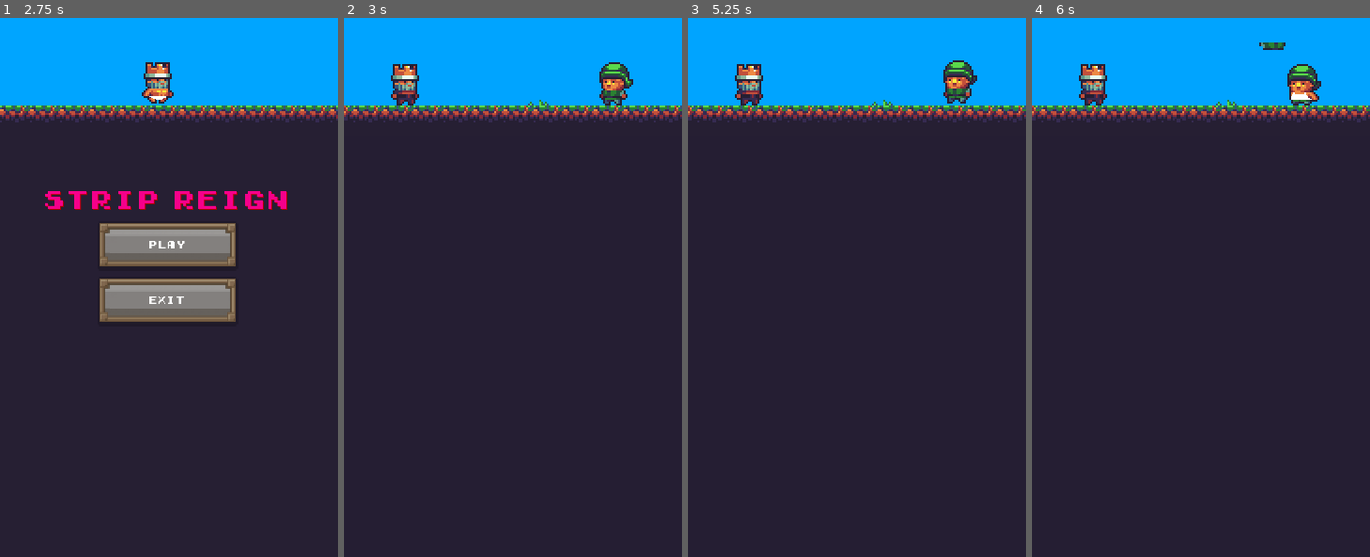
Above: before the commit, frames 1-4 (left to right).
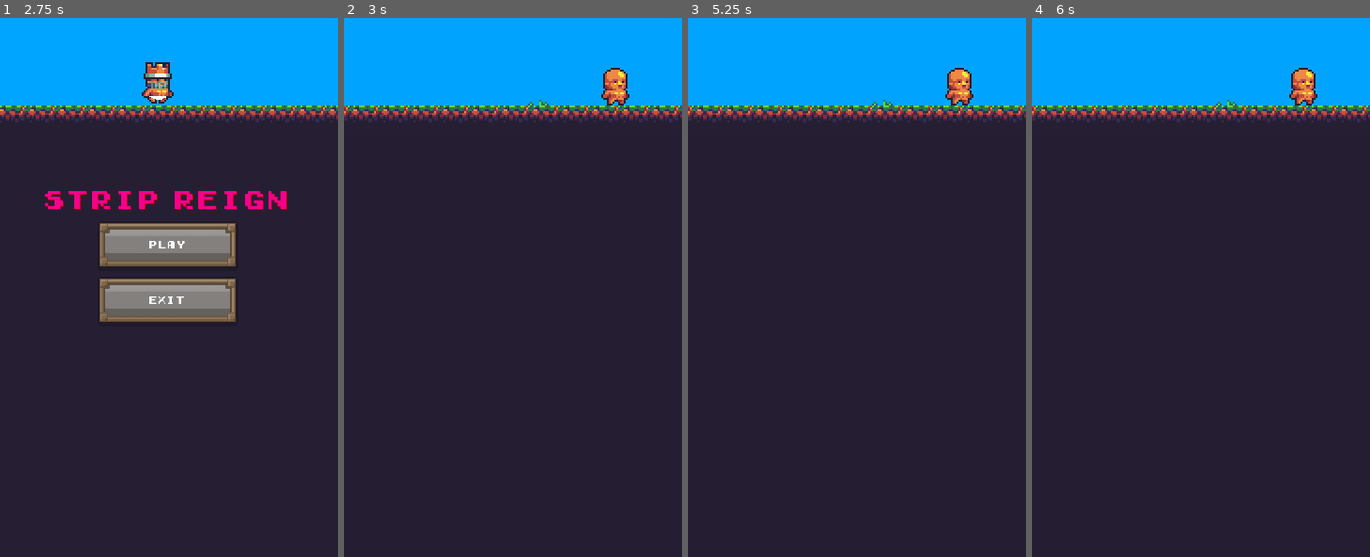
Above: after the commit, the same moments.

Repository: miguelpel/tinyplatformer
Game: Godot game, scene res://game/game.tscn
Two runs of this game, one before a commit and one after it. Both use one fixed random seed, a clock stepped at 60 frames per second and the inputs below.
Inputs (mouse positions are in pixels of both pictures, inside the frame that each line leads up to):
- Up to frame 1 (2.75 s): click (169, 411) at 0.5 s, where only the run after the commit has a clickable "CALL"; click (169, 470) at 1.25 s, where only the run after the commit has a clickable "Raise"; click (169, 524) at 2 s, where only the run after the commit has a clickable "Fold"
- Up to frame 2 (3 s): click "Play" at 2.75 s
- Up to frame 3 (5.25 s): tap Enter at 3.5, 5 s; move the mouse to (931, 228) at 3.52 s; hold Right (ui_right) 3.53-5.03 s; tap Up (ui_up) at 3.6, 3.77, 4.07, 4.52, 4.55, 4.82, 5.1 s; tap Space at 4.25 s; move the mouse to (789, 287) at 4.27 s; click (789, 287) at 4.35 s; move the mouse to (890, 125) at 5.02 s; hold Left (ui_left) from 5.03 s (still down)
- Up to frame 4 (6 s): move the mouse to (1184, 373) at 5.77 s; release Left (ui_left) at 5.78 s; hold Right (ui_right) from 5.78 s (still down); click (1184, 373) at 5.85 s

Frame 1 is identical in both runs. In frame 2, 1.1% of the frame differs, in the area x 13-86%, y 8-17%; in frame 3, 1.1%; in frame 4, 1.2%, in the area x 13-86%, y 4-17%.
Error after the commit: Parse Error: The method "get_enemy_hand_strength" isn't declared in the current class. (res://game/cards/Hands.gd:192)

Commit message:
started to put together the fight

Diff:
--- a/Character.gd
+++ b/Character.gd
@@ -9,7 +9,7 @@
 var time_to_throw = 2
 var timer
 
-signal action_done
+
 
 # $Character.run()
 # $Character.set_direction("left" or "right")
@@ -133,7 +133,6 @@
 		throw()
 	else:
 		stand()
-		emit_signal("action_done")
 		# emit signal thrown_done. Maybe with timer.
 
 func _discard_anim_object():
--- a/game/cards/AI.gd
+++ b/game/cards/AI.gd
@@ -63,8 +63,8 @@
 		for k in range(handSize - enemyHand.size()):
 			enemyHand.append(shuffledDeck[k])
 			shuffledDeck.remove(k)
-		var playerHandValue = get_parent().get_node("HandsLogic").calculate_hand_value(playerHand)
-		var enemyHandValue = get_parent().get_node("HandsLogic").calculate_hand_value(enemyHand)
+		var playerHandValue = $HandsLogic.calculate_hand_value(playerHand)
+		var enemyHandValue = $HandsLogic.calculate_hand_value(enemyHand)
 #
 #		# evaluate all hands,
 #		# if you have the best hand, add 1 to Score.
@@ -139,7 +139,7 @@
 
 	if decision == "fold" and am_to_call == 0:
 		decision = "call"
-
+	print(rdmNbr)
 	return decision
 	pass
 
--- a/game/cards/Hands.gd
+++ b/game/cards/Hands.gd
@@ -10,6 +10,10 @@
 var card_temp = []
 
 var turn = 0
+
+var distribution_done = false
+
+var timer
 
 func _ready():
 	#hands = get_children()
@@ -33,7 +37,20 @@
 		i -= 1
 	deck = ret_deck
 
+func set_distribution_done_timer():
+	if !distribution_done:
+		timer = Timer.new()
+		timer.connect("timeout",self,"set_distribution_done")
+		add_child(timer)
+		timer.wait_time = 0.5
+		timer.start()
+
+func set_distribution_done():
+	timer.stop()
+	distribution_done = true
+
 func distribute_first_round():
+	distribution_done = false
 	if turn > 0:
 		return false
 	turn += 1
@@ -61,6 +78,7 @@
 	pass
 
 func distribute_another_round():
+	distribution_done = false
 	if turn > 2:
 		return false
 	turn += 1
@@ -112,6 +130,17 @@
 	card_temp = [player_card]
 	pass
 
+func get_enemy_cards():
+	return $HandEnemy.cards
+	pass
+
+func get_player_open_cards():
+	return $PlayerHand.openCards
+	pass
+
+func get_player_hand_size():
+	return $PlayerHand.cards.size()
+
 #func get_enemy_hand_strength():
 #	print("getting enemy hand strength")
 #	var enmHand = $HandEnemy.cards
@@ -128,6 +157,8 @@
 #		print(card_temp[0])
 		deal(card_temp[0])
 		pass
+	else:
+		set_distribution_done_timer()
 	# Called every frame. Delta is time since last frame.
 	# Update game logic here.
 	pass
--- a/game/cards/hands/AI.tscn
+++ b/game/cards/hands/AI.tscn
@@ -1,7 +1,10 @@
-[gd_scene load_steps=2 format=2]
+[gd_scene load_steps=3 format=2]
 
 [ext_resource path="res://game/cards/AI.gd" type="Script" id=1]
+[ext_resource path="res://game/cards/hands/HandsLogic.tscn" type="PackedScene" id=2]
 
 [node name="AI" type="Node"]
 
 script = ExtResource( 1 )
+
+[node name="HandsLogic" parent="." index="0" instance=ExtResource( 2 )]
--- a/game/enemies/Enemy1.gd
+++ b/game/enemies/Enemy1.gd
@@ -17,15 +17,16 @@
 	pants = null
 }
 
-var cloth_to_throw # may be more than one!!!
-var actions = []
+var cloth_to_throw
+var removes = 0
 var time_to_throw = 0.8
 var timer
+var doing_action
 
 var cloth_remove_order = ["shirt", "pants", "undershirt", "panties", "hat"]
 var current_cloth_to_remove = 0
 
-signal all_actions_done # only if ALL actions are done. Allow to throw 2 clothes one after the other (raise)
+var all_actions_done = false # only if ALL actions are done. Allow to throw 2 clothes one after the other (raise)
 
 # $Character API
 # $Character.remove_and_throw(objRef) => returns objectRef
@@ -40,6 +41,8 @@
 func _ready():
 	_instanciate_base_clothes()
 	_dress_character()
+	doing_action = false
+	all_actions_done = true
 	$Character.direction = "left"
 
 func _instanciate_base_clothes():
@@ -53,17 +56,23 @@
 	pass
 
 func remove_next_cloth():
-	var clth = null
-	var counter = 0
-	while clth == null and counter < 5:
-#		print(clth)
-#		print(counter)
-		clth = clothes[cloth_remove_order[counter]]
-		counter += 1
-	if counter > 5:
-		return
-	if clth != null:
-		bet(clth)
+	removes -= 1
+	if !doing_action:
+		doing_action = true
+		var clth = null
+		var counter = 0
+		while clth == null and counter < 5:
+	#		print(clth)
+	#		print(counter)
+			clth = clothes[cloth_remove_order[counter]]
+			counter += 1
+		if counter > 5:
+			return
+		if clth != null:
+			bet(clth)
+		else:
+			check_next_action()
+			return false
 	else:
 		return false
 
@@ -93,50 +102,103 @@
 		timer.start()
 
 func get_pot():
-	var pot = get_parent().get_node("Fight").get_node("Pot")
+	var pot = get_parent().get_node("Pot")
 	pot.get_pot_to($Character.direction, self)
 
 func throw_in_pot():
 	timer.stop()
-	var pot = get_parent().get_node("Fight").get_node("Pot")
-	pot.throw_in(cloth_to_throw, position, $Character.direction)
-	clothes[cloth_to_throw.CATEGORY] = null
-#	print(position)
-	pass
-
-func get_decision(hands, pot):
-
-#	var decision = $AI.get_ai_decision(enemyHand, openPlayerHand, playerHandSize, potValue, amountToCall)
+	print("throw in pot")
+	var pot = get_parent().get_node("Pot")
+	if cloth_to_throw != null:
+		print(cloth_to_throw.name)
+		pot.throw_in(cloth_to_throw, position, $Character.direction)
+		clothes[cloth_to_throw.CATEGORY] = null
+	else:
+		print("no cloth_to_throw")
+	check_next_action()
+	pass
+
+func remove_clothes(nbr = 1):
+	removes = nbr
+	remove_next_cloth()
+
+func get_decision(hands, pot, amountToCall):
+	print("enemy get decision")
+	print(hands)
+	print(pot)
+	var enemyCards = hands.get_enemy_cards()
+	print("enemy cards")
+	print(enemyCards)
+	var playerOpenCards = hands.get_player_open_cards()
+	print("player open cards")
+	print(playerOpenCards)
+	var playerHandSize = hands.get_player_hand_size()
+	print("player hand size")
+	print(playerHandSize)
+	print(amountToCall)
+	var decision = $AI.get_ai_decision(enemyCards, playerOpenCards, playerHandSize, pot, amountToCall)
+	return decision
+	pass
+
+func call():
+	print("call")
+	var pot = get_parent().get_node("Pot")
+	var diff = pot.get_amount_to_call()
+	print(diff)
+	if diff > 0:
+		remove_clothes(diff)
+		all_actions_done = false
+	else:
+		all_actions_done = true
+	pass
+
+func fold():
+	all_actions_done = false
+	pass
+
+func raise():
+	all_actions_done = false
+	print("raise")
+	var pot = get_parent().get_node("Pot")
+	var diff = pot.get_amount_to_call()
+	print(diff+1)
+	remove_clothes(diff+1)
 	pass
 
 func check_next_action():
-
-	actions.remove(0)
-	if actions.size() == 0:
-		emit_signal("all_actions_done")
+	print("check next action")
+	print(removes)
+	if removes < 0:
+		removes = 0
+	if removes > 0:
+#		removes -= 1
+		doing_action = false
+		remove_next_cloth()
+	else:
+		doing_action = false
+		all_actions_done = true
+		print("all_actions_done")
+		var pot = get_parent().get_node("Pot")
+		print(pot.get_pot_value())
 
 func _process(delta):
-	if Input.is_action_just_pressed("ui_left"):
-		print("left")
-		remove_next_cloth()
-		# remove one cloth
-		pass
-	if Input.is_action_just_pressed("ui_right"):
-		print("right")
-		# go away right
-		# remove two clothes
-		pass
-	if Input.is_action_just_pressed("ui_up"):
-		print("up")
-		# remove three clothes
-		pass
-	if Input.is_action_just_pressed("ui_down"):
-		print("down")
-		pass
-	pass
-
-
-func _on_Character_action_done():
-	check_next_action()
-	# check if there is a next action
-	pass # replace with function body
+#	if Input.is_action_just_pressed("ui_left"):
+#		print("left")
+#		remove_clothes()
+#		# remove one cloth
+#		pass
+#	if Input.is_action_just_pressed("ui_right"):
+#		print("right")
+#		remove_clothes(2)
+#		# go away right
+#		# remove two clothes
+#		pass
+#	if Input.is_action_just_pressed("ui_up"):
+#		print("up")
+#		remove_clothes(3)
+#		# remove three clothes
+#		pass
+#	if Input.is_action_just_pressed("ui_down"):
+#		print("down")
+#		pass
+	pass
--- a/game/enemies/Enemy1.tscn
+++ b/game/enemies/Enemy1.tscn
@@ -16,5 +16,3 @@
 [node name="Manant" parent="Character" index="0" instance=ExtResource( 3 )]
 
 [node name="AI" parent="." index="1" instance=ExtResource( 4 )]
-
-[connection signal="action_done" from="Character" to="." method="_on_Character_action_done"]
--- a/game/fight/Fight.gd
+++ b/game/fight/Fight.gd
@@ -4,11 +4,17 @@
 
 var enemy
 
+var player
+
 var turn
 
 var turn_done = true
 
 var distribution = 0
+
+var distribution_done = false
+
+var fight_is_on = false
 
 func _ready():
 	#
@@ -21,27 +27,43 @@
 		turn = "enemy"
 	pass
 
-func start_fight():
-	# set the things and
-	# make appear the player's ui.
+func get_player():
+	print("get player")
+	var ply = get_parent().get_parent().player
+	if ply:
+		print(ply.name)
+		player = ply
+		return true
+	else:
+		return false
+	pass
+
+func start():
+	if get_player():
+		fight_is_on = true
+	else:
+		print("error getting player")
 	pass
 
 func distribute_first_round():
 	print("first round!")
 	print(turn)
 	distribution += 1
+	$Hands.distribute_first_round()
 	pass
 
 func distribute_second_round():
 	print("second round!")
 	print(turn)
 	distribution += 1
+	$Hands.distribute_another_round()
 	pass
 
 func distribute_last_round():
 	print("last round!")
 	print(turn)
 	distribution += 1
+	$Hands.distribute_another_round()
 	pass
 
 func do_distribution():
@@ -51,26 +73,57 @@
 		distribute_second_round()
 	elif distribution == 2:
 		distribute_last_round()
+	elif distribution == 3:
+		reveal_hands()
 	turn_done = false
+	distribute_actions()
 	pass
 
-func check_end_bet_turn():
-	print("checking end bet turn")
-	if $Pot.is_pot_levelled():
-		turn_done = true
+func reveal_hands():
+	$Hands.reveal_all()
+	pass
+
+func check_if_all_actions_done():
+#	print(player.all_actions_done, enemy.all_actions_done)
+	if player.all_actions_done and enemy.all_actions_done:
+		return true
+	return false
+	pass
+
+func change_turn():
+	if turn == "enemy":
+		turn = "player"
+	else:
+		turn = "enemy"
+
+func distribute_actions():
+	player.all_actions_done = false
+	enemy.all_actions_done = false
+	pass
+
+func check_state_machine():
+	if check_if_all_actions_done() and $Pot.is_pot_levelled() == 0:
+		do_distribution()
+	else:
+		if turn == "enemy" and $Hands.distribution_done:
+			var decision = enemy.get_decision($Hands, $Pot.get_pot_value(), $Pot.get_amount_to_call())
+			match decision:
+				"fold":
+					print("enemy folds")
+					enemy.fold()
+				"call":
+					print("enemy calls")
+					enemy.call()
+				"raise":
+					print("enemy raise")
+					enemy.raise()
+			change_turn()
+		pass
 	pass
 
 func _process(delta):
-	if turn_done:
-		do_distribution()
-	else:
-		if turn == "enemy":
-			# ask for enemy decision.
-			# check the pot to see if it's levelled.
-			# !!! the decision takes time.
-			enemy.get_decision($Hands, $Pot)
-			pass
-		#else, do nothing (wait)
+	if fight_is_on:
+		check_state_machine()
 	pass
 
 # signals: on_player_action_done():
--- a/game/fight/Fight.tscn
+++ b/game/fight/Fight.tscn
@@ -1,21 +1,21 @@
-[gd_scene load_steps=6 format=2]
+[gd_scene load_steps=5 format=2]
 
 [ext_resource path="res://game/fight/Fight.gd" type="Script" id=1]
-[ext_resource path="res://game/fight/PlayerUIFight.tscn" type="PackedScene" id=2]
-[ext_resource path="res://game/cards/Hands.tscn" type="PackedScene" id=3]
-[ext_resource path="res://game/enemies/Enemy1.tscn" type="PackedScene" id=4]
-[ext_resource path="res://game/pot/Pot.tscn" type="PackedScene" id=5]
+[ext_resource path="res://game/cards/Hands.tscn" type="PackedScene" id=2]
+[ext_resource path="res://game/enemies/Enemy1.tscn" type="PackedScene" id=3]
+[ext_resource path="res://game/pot/Pot.tscn" type="PackedScene" id=4]
 
 [node name="Fight" type="Node" index="0"]
 
 script = ExtResource( 1 )
 
-[node name="PlayerUIFight" parent="." index="0" instance=ExtResource( 2 )]
+[node name="Hands" parent="." index="0" instance=ExtResource( 2 )]
 
-[node name="Hands" parent="." index="1" instance=ExtResource( 3 )]
+margin_top = 203.0
+margin_bottom = 303.0
 
-[node name="Enemy1" parent="." index="2" instance=ExtResource( 4 )]
+[node name="Enemy1" parent="." index="1" instance=ExtResource( 3 )]
 
-position = Vector2( 288, 96 )
+position = Vector2( 288, 128 )
 
-[node name="Pot" parent="." index="3" instance=ExtResource( 5 )]
+[node name="Pot" parent="." index="2" instance=ExtResource( 4 )]
--- /dev/null
+++ b/game/fight/PlayerUIFight.gd
@@ -0,0 +1,31 @@
+extends CenterContainer
+
+# class member variables go here, for example:
+# var a = 2
+# var b = "textvar"
+
+signal call
+signal raise
+signal fold
+
+func _ready():
+	# Called every time the node is added to the scene.
+	# Initialization here
+	pass
+
+#func _process(delta):
+#	# Called every frame. Delta is time since last frame.
+#	# Update game logic here.
+#	pass
+
+func _on_Call_pressed():
+	emit_signal("call")
+	pass # replace with function body
+
+func _on_Raise_pressed():
+	emit_signal("raise")
+	pass # replace with function body
+
+func _on_Fold_pressed():
+	emit_signal("fold")
+	pass # replace with function body
--- a/game/fight/PlayerUIFight.tscn
+++ b/game/fight/PlayerUIFight.tscn
@@ -1,8 +1,9 @@
-[gd_scene load_steps=4 format=2]
+[gd_scene load_steps=5 format=2]
 
-[ext_resource path="res://assets/ui/button.png" type="Texture" id=1]
-[ext_resource path="res://assets/ui/buttonPressed.png" type="Texture" id=2]
-[ext_resource path="res://game/interface/theme/font/default_font.tres" type="DynamicFont" id=3]
+[ext_resource path="res://game/fight/PlayerUIFight.gd" type="Script" id=1]
+[ext_resource path="res://assets/ui/button.png" type="Texture" id=2]
+[ext_resource path="res://assets/ui/buttonPressed.png" type="Texture" id=3]
+[ext_resource path="res://game/interface/theme/font/default_font.tres" type="DynamicFont" id=4]
 
 [node name="PlayerUIFight" type="CenterContainer"]
 
@@ -19,6 +20,7 @@
 size_flags_horizontal = 1
 size_flags_vertical = 1
 use_top_left = false
+script = ExtResource( 1 )
 
 [node name="VBoxContainer" type="VBoxContainer" parent="." index="0"]
 
@@ -176,3 +178,9 @@
 lines_skipped = 0
 max_lines_visible = -1
 _sections_unfolded = [ "Margin", "custom_fonts" ]
+
+[connection signal="pressed" from="VBoxContainer/Call" to="." method="_on_Call_pressed"]
+
+[connection signal="pressed" from="VBoxContainer/Raise" to="." method="_on_Raise_pressed"]
+
+[connection signal="pressed" from="VBoxContainer/Fold" to="." method="_on_Fold_pressed"]
--- a/game/levels/Level1.gd
+++ b/game/levels/Level1.gd
@@ -10,6 +10,7 @@
 	player = get_parent().get_node("Player")
 	player.spawn_character(self)
 	current_fight = $World.get_node("Fight")
+	current_fight.start()
 	pass
 
 func _process(delta):
--- a/game/levels/Level1.tscn
+++ b/game/levels/Level1.tscn
@@ -1,11 +1,10 @@
-[gd_scene load_steps=7 format=2]
+[gd_scene load_steps=6 format=2]
 
 [ext_resource path="res://game/levels/Level1.gd" type="Script" id=1]
 [ext_resource path="res://game/animations/levelsAnimls/tiles/groundTile.tscn" type="PackedScene" id=2]
 [ext_resource path="res://assets/tileset/sheet.png" type="Texture" id=3]
 [ext_resource path="res://game/animations/levelsAnimls/accessories/signpost.tscn" type="PackedScene" id=4]
-[ext_resource path="res://game/enemies/Enemy1.tscn" type="PackedScene" id=5]
-[ext_resource path="res://game/pot/Pot.tscn" type="PackedScene" id=6]
+[ext_resource path="res://game/fight/Fight.tscn" type="PackedScene" id=5]
 
 [node name="Level1" type="Node"]
 
@@ -497,30 +496,4 @@
 
 position = Vector2( 1376, 192 )
 
-[node name="Enemy1" parent="World" index="5" instance=ExtResource( 5 )]
-
-position = Vector2( 288, 160 )
-_sections_unfolded = [ "Transform" ]
-
-[node name="Fight" type="Node2D" parent="World" index="6"]
-
-editor/display_folded = true
-position = Vector2( 192, 160 )
-scale = Vector2( 4, 1 )
-
-[node name="Pot" parent="World/Fight" index="0" instance=ExtResource( 6 )]
-
-[node name="hands" type="Control" parent="World/Fight" index="1"]
-
-anchor_left = 0.0
-anchor_top = 0.0
-anchor_right = 0.0
-anchor_bottom = 0.0
-margin_right = 40.0
-margin_bottom = 40.0
-rect_pivot_offset = Vector2( 0, 0 )
-rect_clip_content = false
-mouse_filter = 0
-mouse_default_cursor_shape = 0
-size_flags_horizontal = 1
-size_flags_vertical = 1
+[node name="Fight" parent="World" index="5" instance=ExtResource( 5 )]
--- a/game/levels/Pot.gd
+++ b/game/levels/Pot.gd
@@ -42,6 +42,7 @@
 		else:
 			obj.set_throwing_position(pos, throw)
 		add_child(obj)
+		obj_refs.append(objRef)
 	pass
 
 func get_pot_to(characterDir, curr_owner):
@@ -53,12 +54,18 @@
 				anim.is_dragged_left = true
 			anim.object_ref.current_owner = curr_owner
 	#print(character)
+	obj_refs = []
 	pass
 
 func get_pot_value():
 	return obj_refs.size()
 
+func get_amount_to_call():
+	return is_pot_levelled()
+
 func is_pot_levelled():
+	if obj_refs.size() == 0:
+		return 0
 	var opponent1
 	var opponent1Objs = 0
 	var opponent2Objs = 0
@@ -69,8 +76,11 @@
 		else:
 			opponent2Objs += 1
 	if opponent1Objs == opponent2Objs:
-		return true
-	return false
+		return 0
+	var diff = opponent2Objs - opponent1Objs
+	if diff < 0:
+		diff = diff * -1
+	return diff
 
 #func _process(delta):
 #	# Called every frame. Delta is time since last frame.
--- a/game/player/Player.gd
+++ b/game/player/Player.gd
@@ -9,6 +9,10 @@
 	panties = preload("res://game/objects/scenes/Slip/main/Slip.tscn")
 }
 
+const fightUI = preload("res://game/fight/PlayerUiFight.tscn")
+
+var PlayerUIFight
+
 var clothes = {
 	hat = null,
 	undershirt = null,
@@ -21,11 +25,15 @@
 var current_level
 
 var cloth_to_throw
+var removes = 0
 var time_to_throw = 0.8
 var timer
+var doing_action
 
 var cloth_remove_order = ["shirt", "pants", "undershirt", "panties", "hat"]
 var current_cloth_to_remove = 0
+
+var all_actions_done = false # only if ALL actions are done. Allow to throw 2 clothes one after the other (raise)
 
 # $Character API
 # $Character.remove_and_throw(objRef) => returns objectRef
@@ -41,6 +49,7 @@
 	_instanciate_base_clothes()
 	_dress_character()
 	$Character.direction = "right"
+	all_actions_done = true
 
 func _instanciate_base_clothes():
 	for cat in clothes:
@@ -52,18 +61,53 @@
 		$Character.dress(clothes[cat])
 	pass
 
+func call():
+	print("call")
+	var pot = current_level.current_fight.get_node("Pot")
+	var diff = pot.get_amount_to_call()
+	print(diff)
+	if diff > 0:
+		remove_clothes(diff)
+		all_actions_done = false
+	else:
+		all_actions_done = true
+	current_level.current_fight.change_turn()
+	pass
+
+func fold():
+	all_actions_done = false
+	print("fold")
+	current_level.current_fight.change_turn()
+	pass
+
+func raise():
+	all_actions_done = false
+	print("raise")
+	var pot = current_level.current_fight.get_node("Pot")
+	var diff = pot.get_amount_to_call()
+	print(diff+1)
+	remove_clothes(diff+1)
+	current_level.current_fight.change_turn()
+	pass
+
 func remove_next_cloth():
-	var clth = null
-	var counter = 0
-	while clth == null and counter < 5:
-#		print(clth)
-		print(counter)
-		clth = clothes[cloth_remove_order[counter]]
-		counter += 1
-	if counter > 5:
-		return
-	if clth != null:
-		bet(clth)
+	removes -= 1
+	if !doing_action:
+		doing_action = true
+		var clth = null
+		var counter = 0
+		while clth == null and counter < 5:
+	#		print(clth)
+	#		print(counter)
+			clth = clothes[cloth_remove_order[counter]]
+			counter += 1
+		if counter > 5:
+			return
+		if clth != null:
+			bet(clth)
+		else:
+			check_next_action()
+			return false
 	else:
 		return false
 
@@ -98,11 +142,36 @@
 
 func throw_in_pot():
 	timer.stop()
-#	print(current_level.current_fight)
-	var pot = current_level.current_fight.get_node("Pot")
-	pot.throw_in(cloth_to_throw, $Character.position, $Character.direction)
-	clothes[cloth_to_throw.CATEGORY] = null
-	pass
+	print("throw in pot")
+	var pot = current_level.current_fight.get_node("Pot")
+	if cloth_to_throw != null:
+		print(cloth_to_throw.name)
+		pot.throw_in(cloth_to_throw, $Character.position, $Character.direction)
+		clothes[cloth_to_throw.CATEGORY] = null
+	else:
+		print("no cloth_to_throw")
+	check_next_action()
+	pass
+
+func remove_clothes(nbr = 1):
+	removes = nbr
+	remove_next_cloth()
+
+func check_next_action():
+	print("check next action")
+	print(removes)
+	if removes < 0:
+		removes = 0
+	if removes > 0:
+#		removes -= 1
+		doing_action = false
+		remove_next_cloth()
+	else:
+		doing_action = false
+		all_actions_done = true
+		print("all_actions_done")
+		var pot = current_level.current_fight.get_node("Pot")
+		print(pot.get_pot_value())
 
 func _process(delta):
 #	if Input.is_action_just_pressed("ui_right"):
@@ -123,4 +192,23 @@
 	$Character.position = Vector2(64, 128)
 	$Character.show()
 	world.add_child($Character)
-	pass
+	PlayerUIFight = fightUI.instance()
+	PlayerUIFight.connect("call", self, "_on_PlayerUIFight_call")
+	PlayerUIFight.connect("fold", self, "_on_PlayerUIFight_fold")
+	PlayerUIFight.connect("raise", self, "_on_PlayerUIFight_raise")
+	print(PlayerUIFight.name)
+	current_level.add_child(PlayerUIFight)
+	pass
+
+func _on_PlayerUIFight_call():
+	call()
+	pass # replace with function body
+
+
+func _on_PlayerUIFight_fold():
+	fold()
+	pass # replace with function body
+
+func _on_PlayerUIFight_raise():
+	raise()
+	pass # replace with function body
--- a/game/player/Player.tscn
+++ b/game/player/Player.tscn
@@ -1,11 +1,12 @@
-[gd_scene load_steps=5 format=2]
+[gd_scene load_steps=6 format=2]
 
 [ext_resource path="res://game/player/Player.gd" type="Script" id=1]
 [ext_resource path="res://game/player/Inventory.gd" type="Script" id=2]
 [ext_resource path="res://game/animations/character/Character.tscn" type="PackedScene" id=3]
 [ext_resource path="res://game/animations/king/King.tscn" type="PackedScene" id=4]
+[ext_resource path="res://game/fight/PlayerUIFight.tscn" type="PackedScene" id=5]
 
-[node name="Player" type="Node" index="0"]
+[node name="Player" type="Node"]
 
 script = ExtResource( 1 )
 
@@ -15,6 +16,7 @@
 
 [node name="Character" parent="." index="1" instance=ExtResource( 3 )]
 
+editor/display_folded = true
 visible = false
 
 [node name="King" parent="Character" index="1" instance=ExtResource( 4 )]
@@ -23,4 +25,14 @@
 
 [node name="Interface" type="Node" parent="." index="2"]
 
+editor/display_folded = true
+
 [node name="UI" type="Node" parent="Interface" index="0"]
+
+[node name="PlayerUIFight" parent="." index="3" instance=ExtResource( 5 )]
+
+[connection signal="call" from="PlayerUIFight" to="." method="_on_PlayerUIFight_call"]
+
+[connection signal="fold" from="PlayerUIFight" to="." method="_on_PlayerUIFight_fold"]
+
+[connection signal="raise" from="PlayerUIFight" to="." method="_on_PlayerUIFight_raise"]
Not shown: 6 places in game/fight/PlayerUIFight.tscn that only renumber resources
